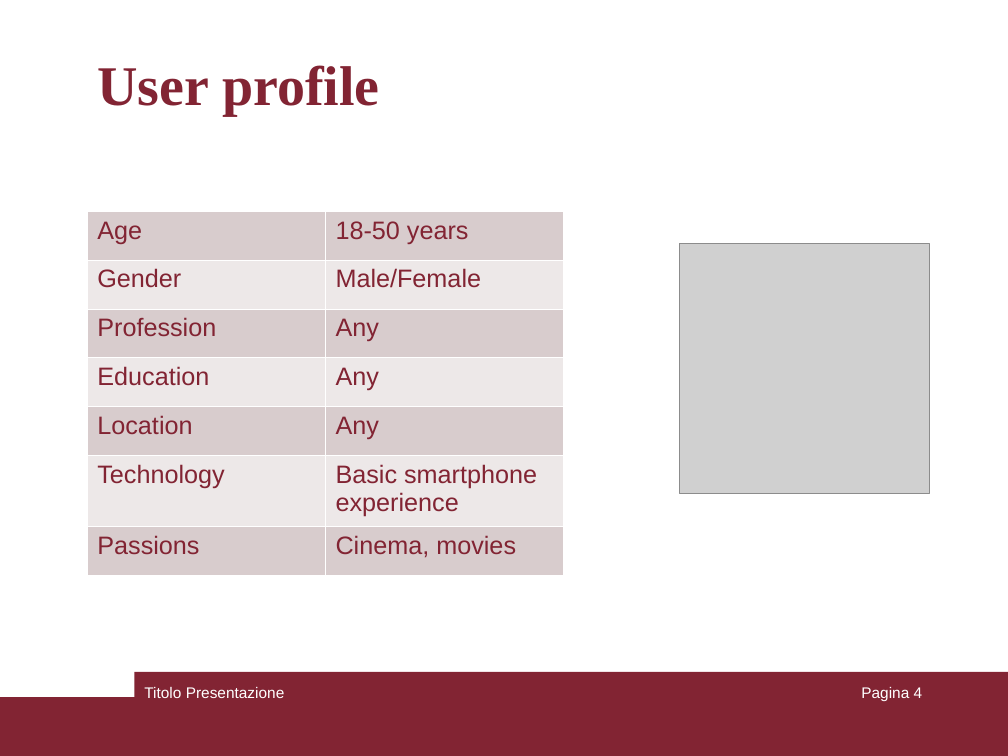
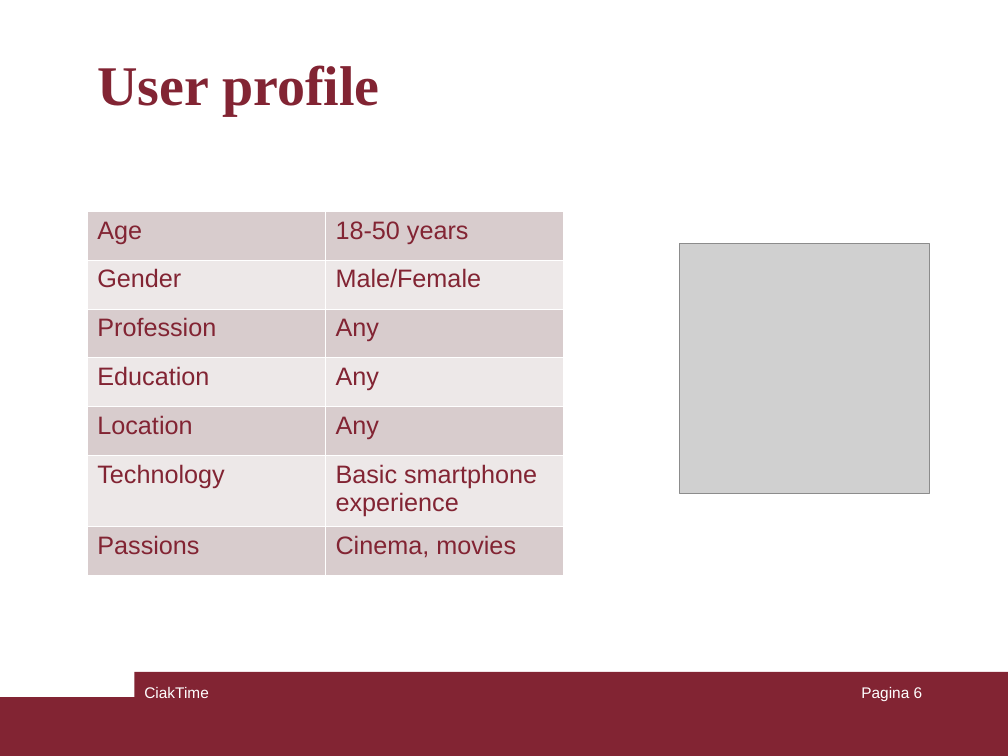
Before and after one commit to mauroficorella/Human-Computer-Interaction, a slide deck: slide 6 of Documentazione/presentazione.ppt (slide 4 before the commit). Drawn at 1008x756 pixels with LibreOffice and Linux fonts; fonts in the diff are those of the drawing; grey boxes stand for pictures. Boxes give left, top, right and bottom in pixels: in the first picture for what was removed or moved away, otherwise in the second. Text is boxed around its words. In the diff, an @@ line names an element or a change of style, - is before the commit and + after.

```diff
--- a/Documentazione/presentazione.ppt
+++ b/Documentazione/presentazione.ppt
@@ text at <box>144,687,209,698</box>: text changed @@
-Titolo Presentazione
+CiakTime
@@ page number at <box>861,687,923,701</box>: text changed @@
-Pagina 4
+Pagina 6
```
Also in this commit, not shown: 4 other slides changed, 2 slides added, 1 other file.
